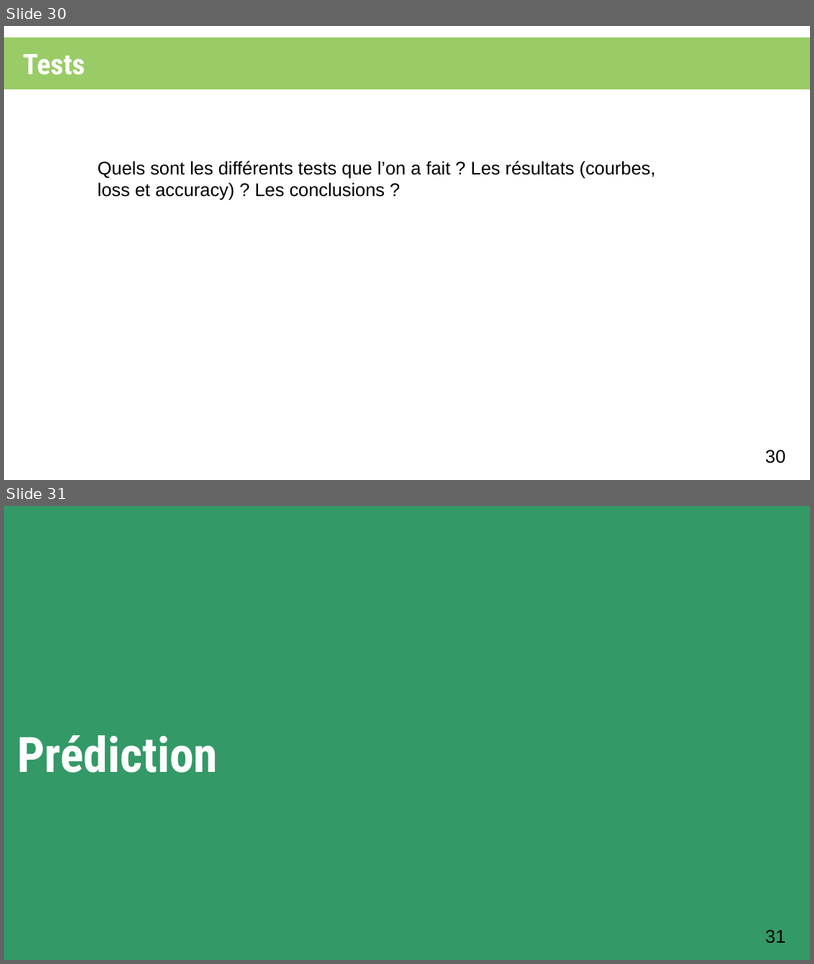
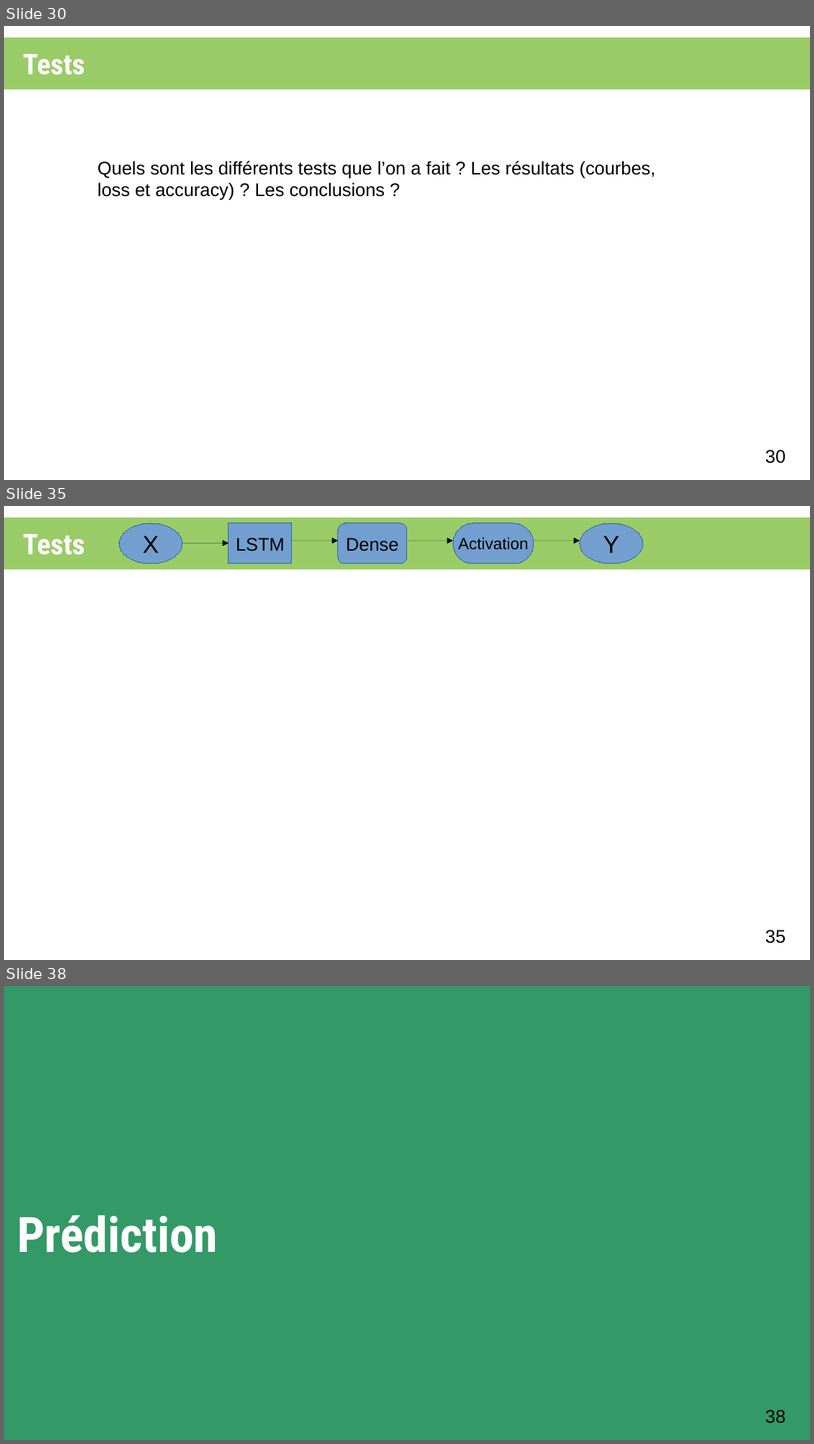
Before and after one commit to XgLsuLzRMy/Composition-Musicale-par-Reseau-de-Neurones, a slide deck: projet.odp. Shown one above the other, each under a label of ours: slides 30 and 31 before the commit, slides 30, 35 and 38 after it; the slides between them are not shown. The pictures are 814x964 and 814x1444 pixels, drawn with LibreOffice and Linux fonts; fonts in the diff are those of the drawing. Boxes give left, top, right and bottom in pixels: in the first picture for what was removed or moved away, otherwise in the second. Text is boxed around its words. In the diff, an @@ line names an element or a change of style, - is before the commit and + after.

Commit message:
début tests

```diff
--- a/projet.odp
+++ b/projet.odp
@@ slide 35 added at <box>4,506,810,960</box>, background #FFFFFF @@
@@ rectangle added at <box>4,518,810,569</box>, fill #99CC66 @@
@@ ellipse added at <box>119,523,183,564</box>, fill #729FCF, outline #3465A4 0 pt, 24 pt, text #000000 @@
+X
@@ rectangle added at <box>229,523,292,564</box>, fill #729FCF, outline #3465A4 0 pt, 18 pt, text #000000 @@
+LSTM
@@ rounded rectangle added at <box>338,523,407,564</box>, fill #729FCF, outline #3465A4 0 pt, 18 pt, text #000000 @@
+Dense
@@ rounded rectangle added at <box>453,523,534,564</box>, fill #729FCF, outline #3465A4 0 pt, 16 pt, text #000000 @@
+Activation
@@ ellipse added at <box>580,523,643,564</box>, fill #729FCF, outline #3465A4 0 pt, 24 pt, text #000000 @@
+Y
@@ title added at <box>23,534,85,555</box>, 28 pt, text #FFFFFF, bold @@
+Tests
@@ arrow added from (183, 543) to (229, 543), #000000 0 pt @@
@@ arrow added from (292, 541) to (338, 541), #000000 0 pt @@
@@ arrow added from (407, 541) to (453, 541), #000000 0 pt @@
@@ arrow added from (534, 541) to (580, 541), #000000 0 pt @@
@@ page number added at <box>766,929,786,943</box>, 18 pt, text #000000 @@
+35
@@ what was slide 31 is now slide 38 @@
@@ page number at <box>766,1409,786,1422</box>: text changed @@
-31
+38
```
Also in this commit, not shown: 5 slides changed, 6 other slides added.
